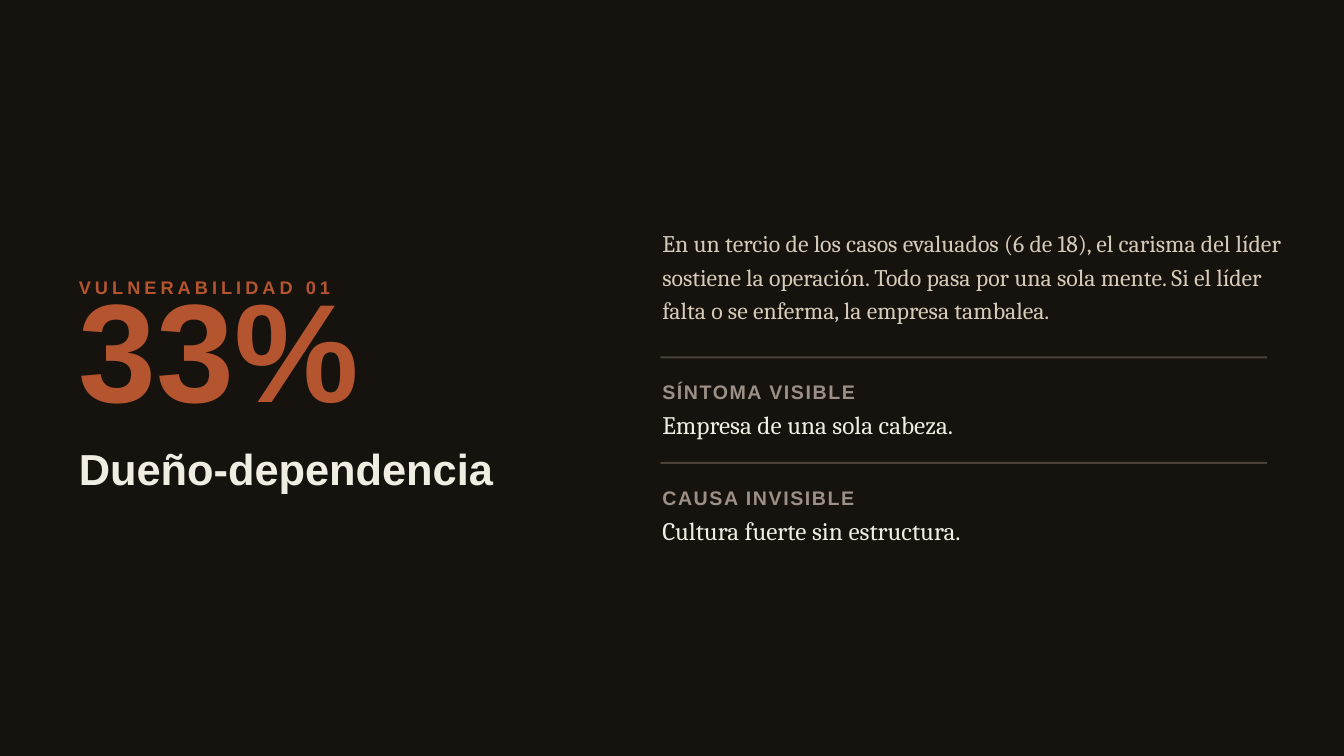
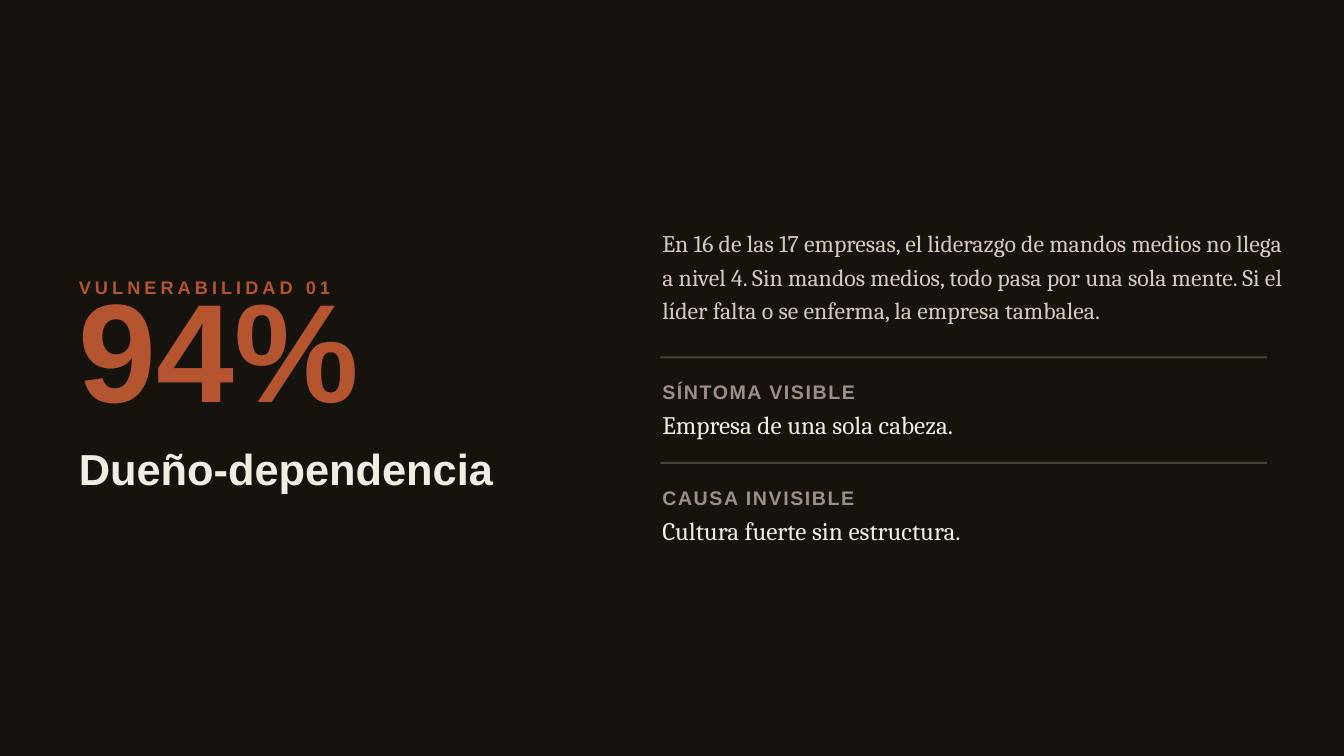
Before and after one commit to ferpreu-ai/49981083, a slide deck: slide 15 of El_punto_ciego_VERSION_17-89.pptx. Drawn at 1344x756 pixels with LibreOffice and Linux fonts; fonts in the diff are those of the drawing. Boxes give left, top, right and bottom in pixels: in the first picture for what was removed or moved away, otherwise in the second. Text is boxed around its words. In the diff, an @@ line names an element or a change of style, - is before the commit and + after.

```diff
--- a/El_punto_ciego_VERSION_17-89.pptx
+++ b/El_punto_ciego_VERSION_17-89.pptx
@@ text at (x1=662, y1=235, x2=1282, y2=324): text changed @@
-En un tercio de los casos evaluados (6 de 18), el carisma del líder sostiene la operación. Todo pasa por una sola mente. Si el líder falta o se enferma, la empresa tambalea.
+En 16 de las 17 empresas, el liderazgo de mandos medios no llega a nivel 4. Sin mandos medios, todo pasa por una sola mente. Si el líder falta o se enferma, la empresa tambalea.
@@ text at (x1=79, y1=291, x2=359, y2=404): text changed @@
-33%
+94%
```
Also in this commit, not shown: 2 other slides changed.
